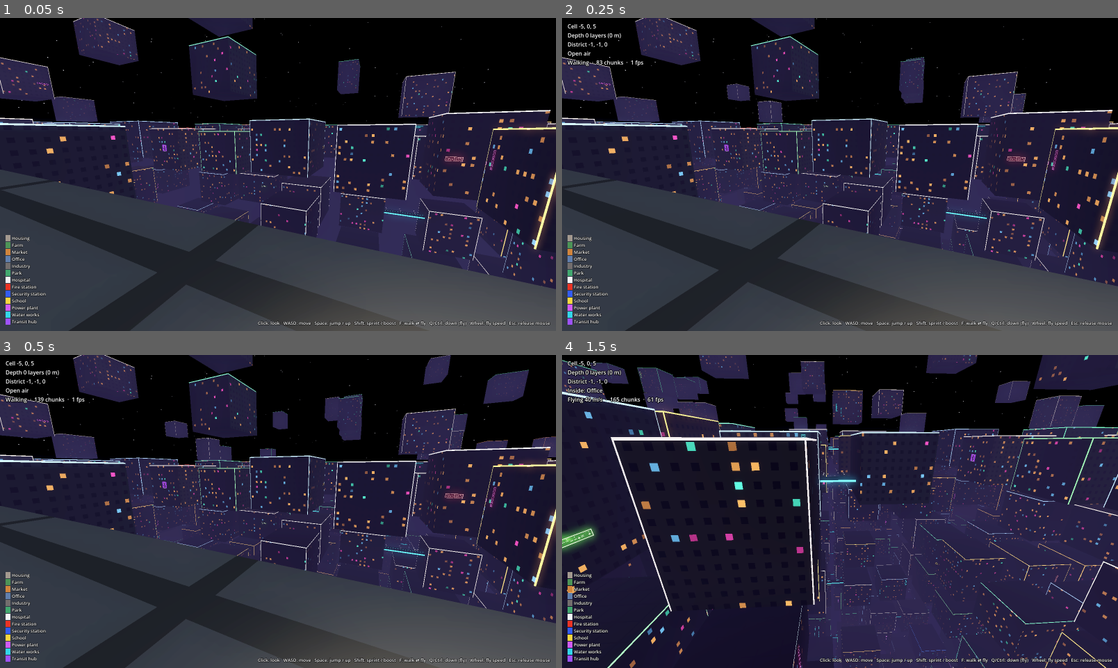
Above: before the commit, frames 1-4 (two rows, left to right).
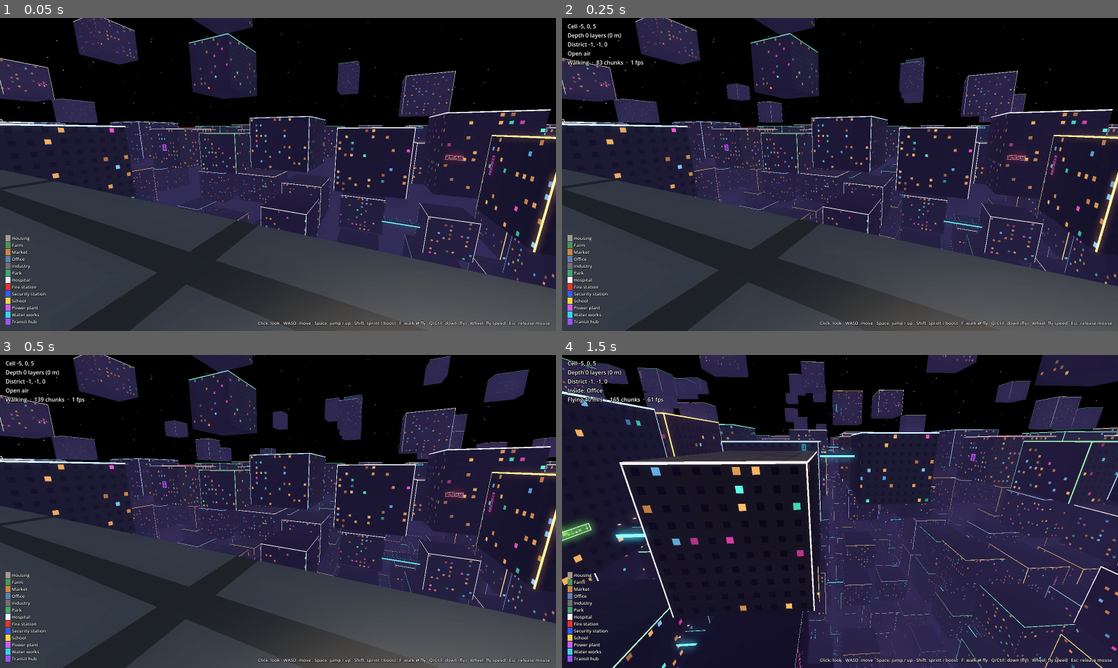
Above: after the commit, the same moments.

Repository: stbange/infinite_city
Game: Godot game, scene res://src/scenes/main.tscn
Two runs of this game, one before a commit and one after it. Both use one fixed random seed, a clock stepped at 60 frames per second and the inputs below.
Inputs (mouse positions are in pixels of both pictures, inside the frame that each line leads up to):
- Up to frame 1 (0.05 s): no input
- Up to frame 2 (0.25 s): no input
- Up to frame 3 (0.5 s): no input
- Up to frame 4 (1.5 s): tap Enter at 0.5 s; move the mouse to (962, 495) at 0.52 s; hold D (move_right) 0.53-1.28 s; hold Shift (boost) 0.53-1.28 s; click (962, 495) at 0.67 s; move the mouse to (812, 511) at 1.27 s; hold W (move_forward) from 1.28 s (still down); tap F (toggle_fly) at 1.35 s

The runs differ from the first frame. In frame 1, 5.4% of the frame differs, in the area x 0-100%, y 0-86%; in frame 2, 5.5%; in frame 3, 5.7%; in frame 4, 10%, in the area x 0-100%, y 0-100%.

Commit message:
Put blocks and bridge decks on the 4 m floor grid
Blocks are whole floors (9-13) with grid-aligned bottoms; decks run
along the cell centre line at a grid level with a floor of each block
above and below. Prepares entrances and real interiors.

Co-Authored-By: Claude Opus 5.5 <noreply@anthropic.com>
Claude-Session: https://claude.ai/code/session_014fznqyezUmWiaiaD6hbUYz

Diff:
--- a/src/core/city_layout.gd
+++ b/src/core/city_layout.gd
@@ -217,6 +217,19 @@
 var _plan_cache: Dictionary = {}   # Vector3i district -> Dictionary(Vector3i cell -> kind)
 
 
+## Height of one floor; block bottoms/tops and bridge decks lie on this world-wide grid.
+const FLOOR_HEIGHT := 4.0
+
+
+func min_floors() -> int:
+	return ceili(config.cell_size.y * config.block_fill_min / FLOOR_HEIGHT)
+
+
+func max_floors() -> int:
+	var tallest := minf(config.cell_size.y * config.block_fill_max, config.cell_size.y - config.min_street_gap)
+	return floori(tallest / FLOOR_HEIGHT)
+
+
 ## The block in a cell, or null for open air.
 func block_at(cell: Vector3i) -> BlockInfo:
 	if not is_solid(cell):
@@ -226,6 +239,19 @@
 	var offset := Vector3()
 	for axis in 3:
 		var cell_len: float = config.cell_size[axis]
+		if axis == Vector3.AXIS_Y:
+			# Whole floors on the world-wide floor grid (spec city-layout / Floor grid).
+			var floors := rng.range_int(min_floors(), max_floors())
+			var height := floors * FLOOR_HEIGHT
+			var limit := cell_len * 0.5 - config.min_street_gap * 0.5
+			var core := FLOOR_HEIGHT  # every block covers the cell centre +- one floor
+			var b_lo := ceilf(maxf(-limit, core - height) / FLOOR_HEIGHT) * FLOOR_HEIGHT
+			var b_hi := floorf(minf(-core, limit - height) / FLOOR_HEIGHT) * FLOOR_HEIGHT
+			var steps := maxi(0, roundi((b_hi - b_lo) / FLOOR_HEIGHT))
+			var bottom := b_lo + FLOOR_HEIGHT * rng.range_int(0, steps)
+			size.y = height
+			offset.y = bottom + height * 0.5
+			continue
 		var fill := rng.range_float(config.block_fill_min, config.block_fill_max)
 		var length := minf(cell_len * fill, cell_len - config.min_street_gap)
 		var free := cell_len - length - config.min_street_gap
@@ -287,8 +313,6 @@
 
 # --- Bridges -----------------------------------------------------------------------------
 
-## Keeps the deck this far from the top and bottom of both blocks, in metres.
-const _DECK_MARGIN := 2.0
 const BRIDGE_AXES: Array[int] = [Vector3.AXIS_X, Vector3.AXIS_Z]
 
 
@@ -335,17 +359,16 @@
 	return rng if rng.next_float() < config.bridge_chance else null
 
 
+## The deck runs along the line through both cell centres (lateral 0) at a floor-grid level
+## with at least one floor of both blocks above it (spec city-bridges / Bridge geometry) and,
+## so that doorways at its end keep a margin, never on either block's lowest floor.
 func _shape_bridge(rng: CellRandom, a: BlockInfo, b: BlockInfo, axis: int) -> BridgeInfo:
-	var lateral := Vector3.AXIS_Z if axis == Vector3.AXIS_X else Vector3.AXIS_X
-	var half_width := config.bridge_width * 0.5
-	var lat_lo := maxf(a.min_local()[lateral], b.min_local()[lateral]) + half_width
-	var lat_hi := minf(a.max_local()[lateral], b.max_local()[lateral]) - half_width
-	var y_lo := maxf(a.min_local().y, b.min_local().y) + _DECK_MARGIN
-	var y_hi := minf(a.max_local().y, b.max_local().y) - _DECK_MARGIN
+	var lowest := maxf(a.min_local().y, b.min_local().y) + FLOOR_HEIGHT
+	var highest := minf(a.max_local().y, b.max_local().y) - FLOOR_HEIGHT
+	var levels := maxi(0, roundi((highest - lowest) / FLOOR_HEIGHT))
 	var start := Vector3()
 	start[axis] = a.max_local()[axis]
-	start[lateral] = rng.range_float(lat_lo, lat_hi) if lat_hi > lat_lo else (lat_lo + lat_hi) * 0.5
-	start.y = rng.range_float(y_lo, y_hi) if y_hi > y_lo else (y_lo + y_hi) * 0.5
+	start.y = lowest + FLOOR_HEIGHT * rng.range_int(0, levels)
 	var end := start
 	end[axis] = config.cell_size[axis] + b.min_local()[axis]
 	return BridgeInfo.new(a.cell, b.cell, axis, start, end, config.bridge_width)
--- a/test/unit/test_block_geometry.gd
+++ b/test/unit/test_block_geometry.gd
@@ -61,3 +61,16 @@
 	var aabb := layout.block_aabb(block)
 	assert_almost_eq(aabb.get_center(), layout.cell_center(block.cell) + block.offset, Vector3.ONE * EPS)
 	assert_almost_eq(aabb.size, block.size, Vector3.ONE * EPS)
+
+
+func _on_grid(height: float) -> bool:
+	return absf(height - roundf(height / 4.0) * 4.0) < 0.001
+
+
+func test_blocks_on_the_floor_grid() -> void:
+	var cell_height := layout.config.cell_size.y
+	for block in _collect_blocks(2000):
+		var centre_y := (block.cell.y + 0.5) * cell_height
+		assert_true(_on_grid(centre_y + block.min_local().y), "bottom of %s off the grid" % block.cell)
+		assert_true(_on_grid(centre_y + block.max_local().y), "top of %s off the grid" % block.cell)
+		assert_between(block.size.y, 36.0 - EPS, 52.0 + EPS)
--- a/test/unit/test_bridges.gd
+++ b/test/unit/test_bridges.gd
@@ -130,3 +130,15 @@
 						if owners.has(key):
 							assert_eq(owners[key].size(), 1, "bridge %s generated more than once" % key)
 	assert_gt(expected, 0)
+
+
+func test_deck_on_the_cell_centre_line_and_the_floor_grid() -> void:
+	var cell_height := layout.config.cell_size.y
+	for bridge in _collect_bridges(500):
+		var lateral := Vector3.AXIS_Z if bridge.axis == Vector3.AXIS_X else Vector3.AXIS_X
+		assert_almost_eq(bridge.start[lateral], 0.0, 0.001)
+		var deck := (bridge.cell_a.y + 0.5) * cell_height + bridge.start.y
+		assert_almost_eq(deck - roundf(deck / 4.0) * 4.0, 0.0, 0.001)
+		for cell: Vector3i in [bridge.cell_a, bridge.cell_b]:
+			var block := layout.block_at(cell)
+			assert_gte(block.max_local().y - bridge.start.y, 4.0 - 0.001)
Not shown, changed: openspec/changes/add-block-interiors/tasks.md
